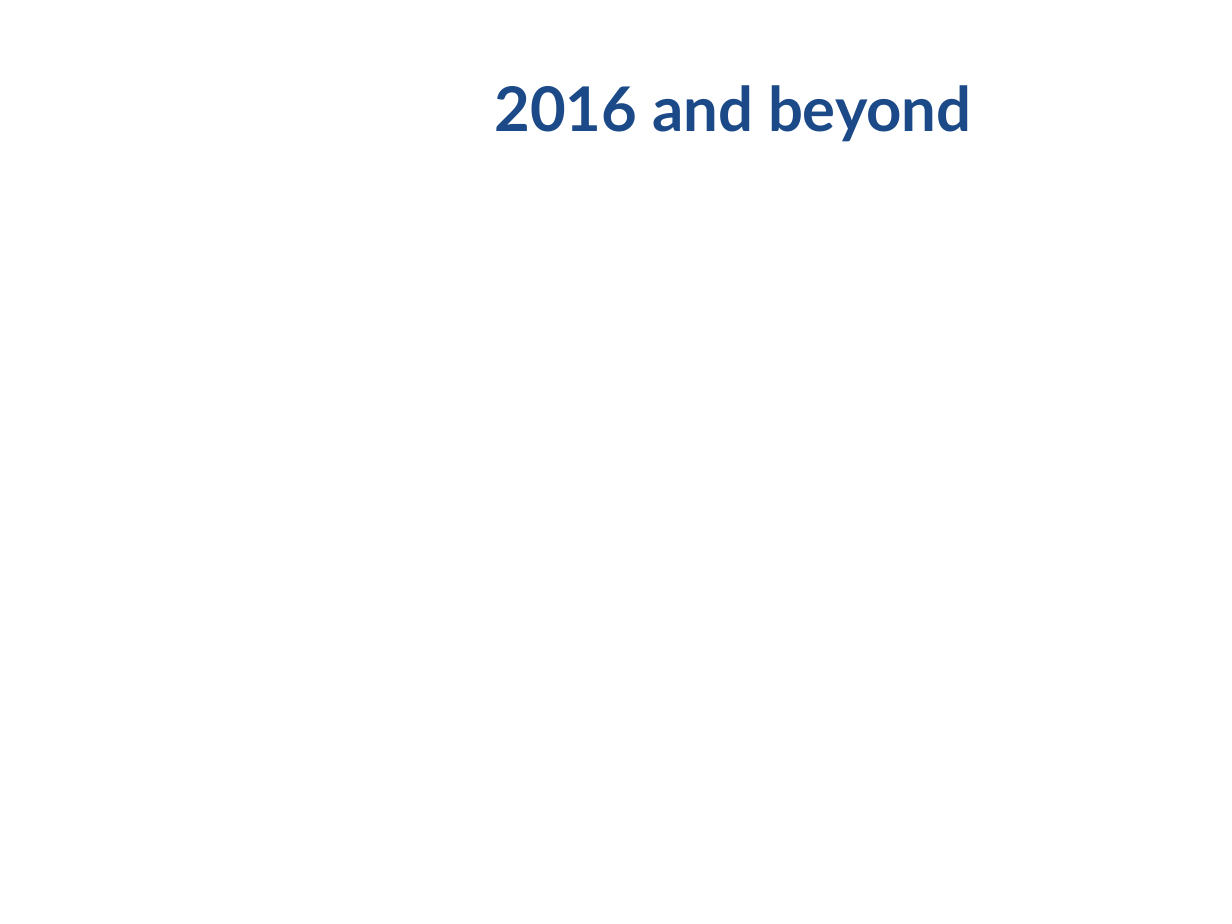
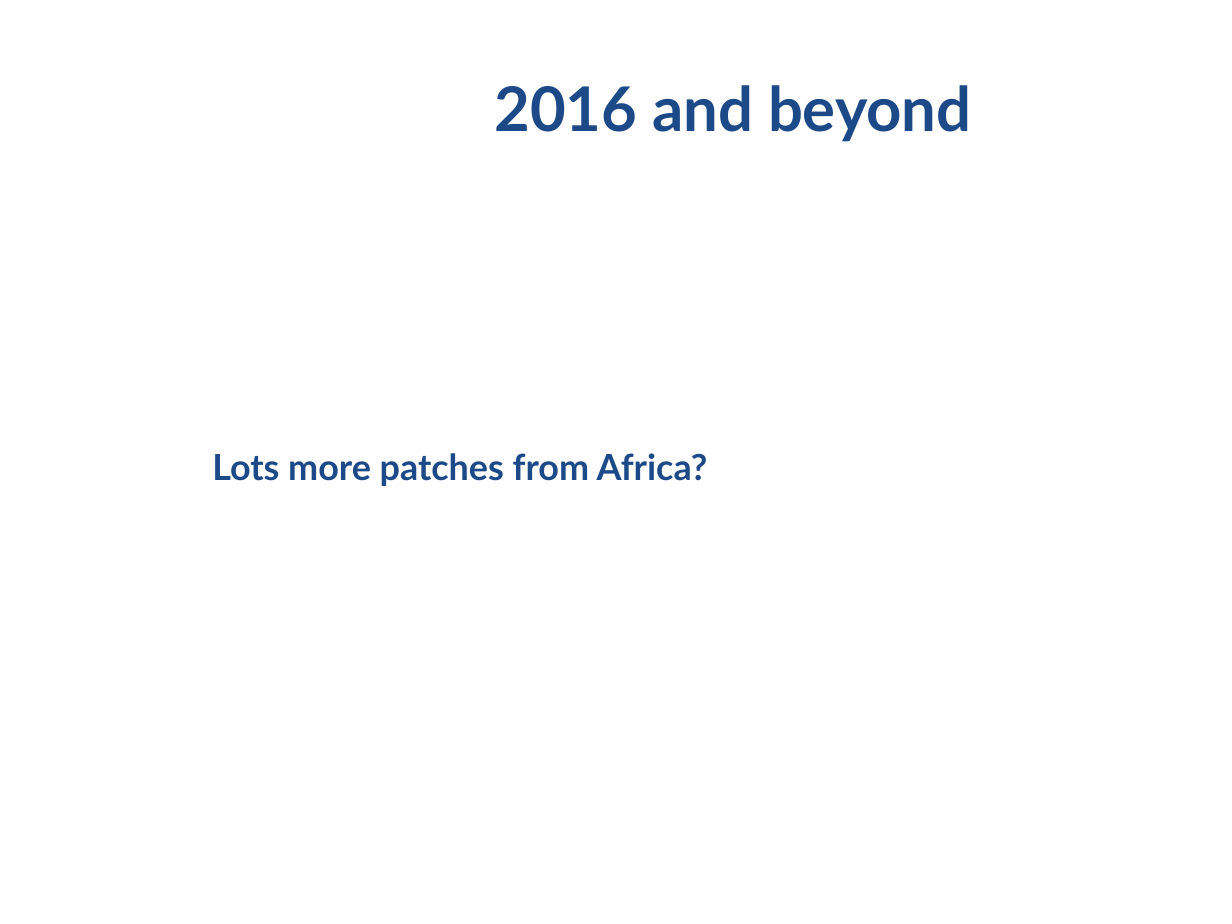
Before and after one commit to ranginui/presentation, a slide deck: slide 25 of kohacon15/history/history.odp. Drawn at 1232x924 pixels with LibreOffice and Linux fonts; fonts in the diff are those of the drawing; background and template pictures are left out. Boxes give left, top, right and bottom in pixels: in the first picture for what was removed or moved away, otherwise in the second. Text is boxed around its words. In the diff, an @@ line names an element or a change of style, - is before the commit and + after.

```diff
--- a/kohacon15/history/history.odp
+++ b/kohacon15/history/history.odp
@@ text added at box(212, 453, 708, 486), 21 pt, text #1C4A88, bold @@
+Lots more patches from Africa?
```
Also in this commit, not shown: 3 other slides changed, 1 other file.
